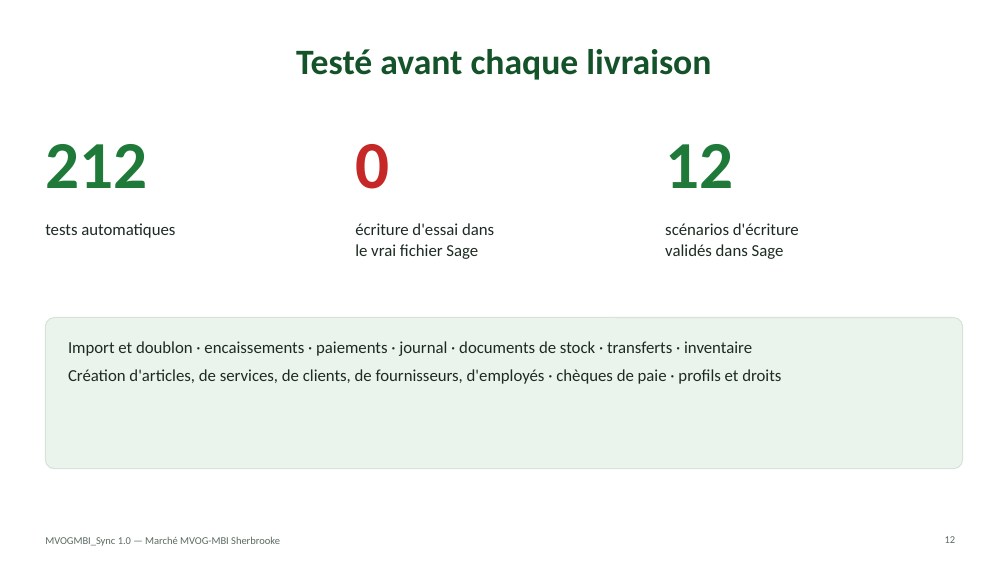
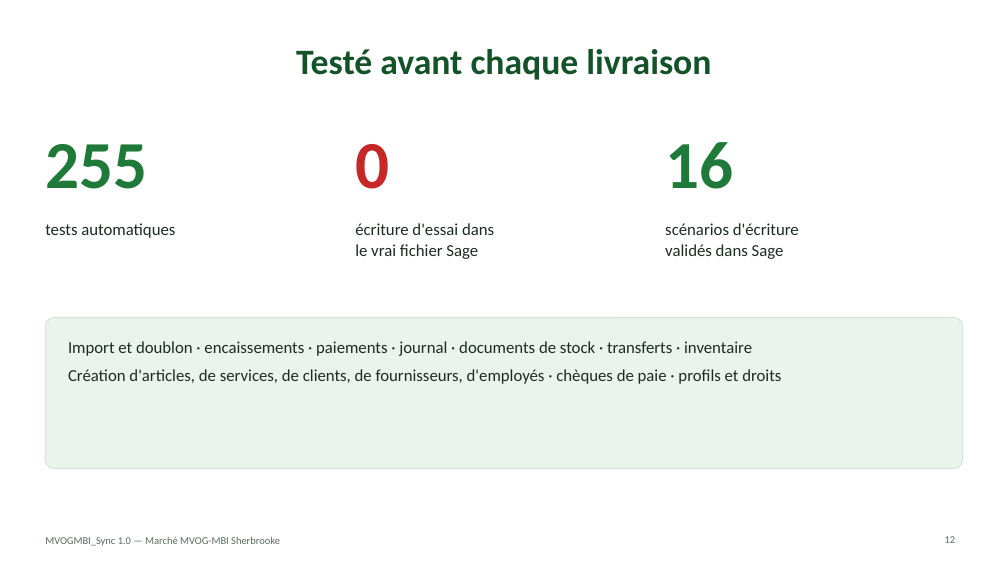
Before and after one commit to mteingueng-dot/MVOGMBI_Sync_2026.1, a slide deck: slide 12 of documentation/Presentation_MVOGMBI_Sync.pptx. Drawn at 1008x567 pixels with LibreOffice and Linux fonts; fonts in the diff are those of the drawing. Boxes give left, top, right and bottom in pixels: in the first picture for what was removed or moved away, otherwise in the second. Text is boxed around its words. In the diff, an @@ line names an element or a change of style, - is before the commit and + after.

```diff
--- a/documentation/Presentation_MVOGMBI_Sync.pptx
+++ b/documentation/Presentation_MVOGMBI_Sync.pptx
@@ text at [45, 144, 147, 189]: text changed @@
-212
+255
@@ text at [665, 142, 733, 189]: text changed @@
-12
+16
```
Also in this commit, not shown: 4 other slides changed, 27 other files.
